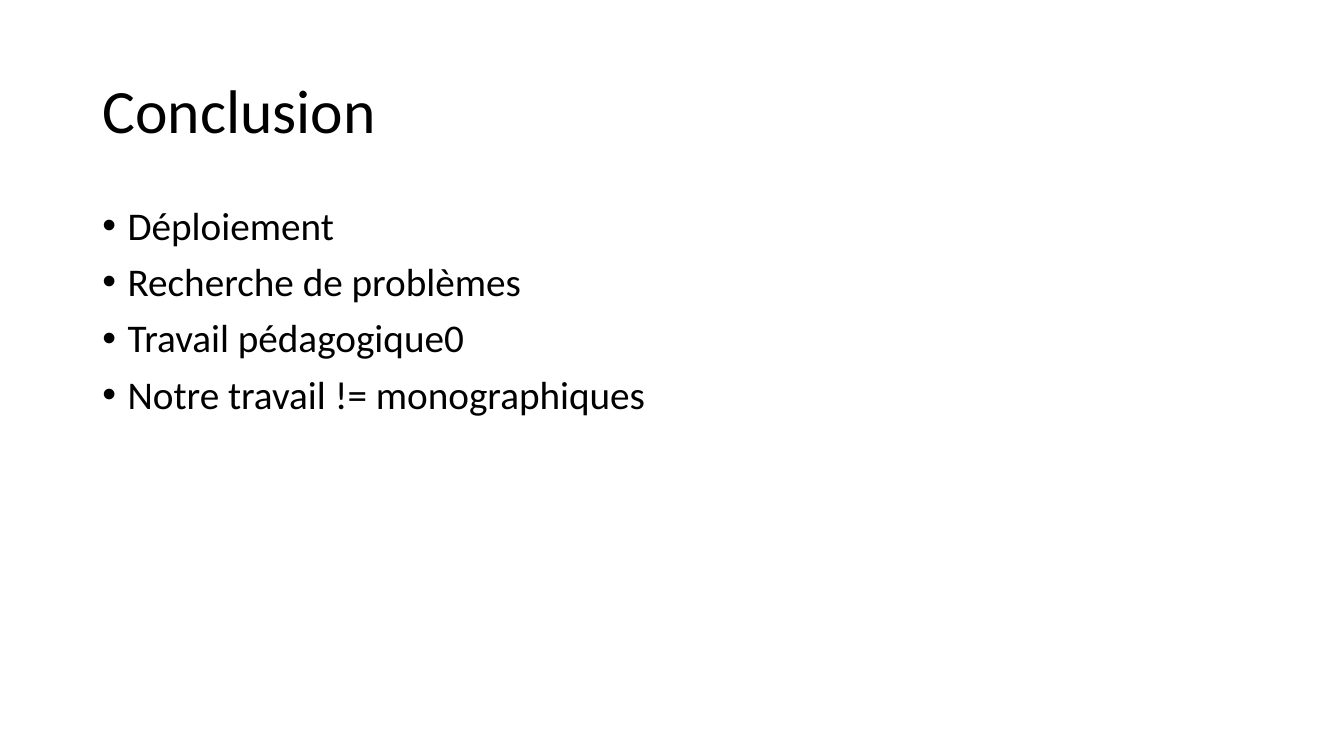
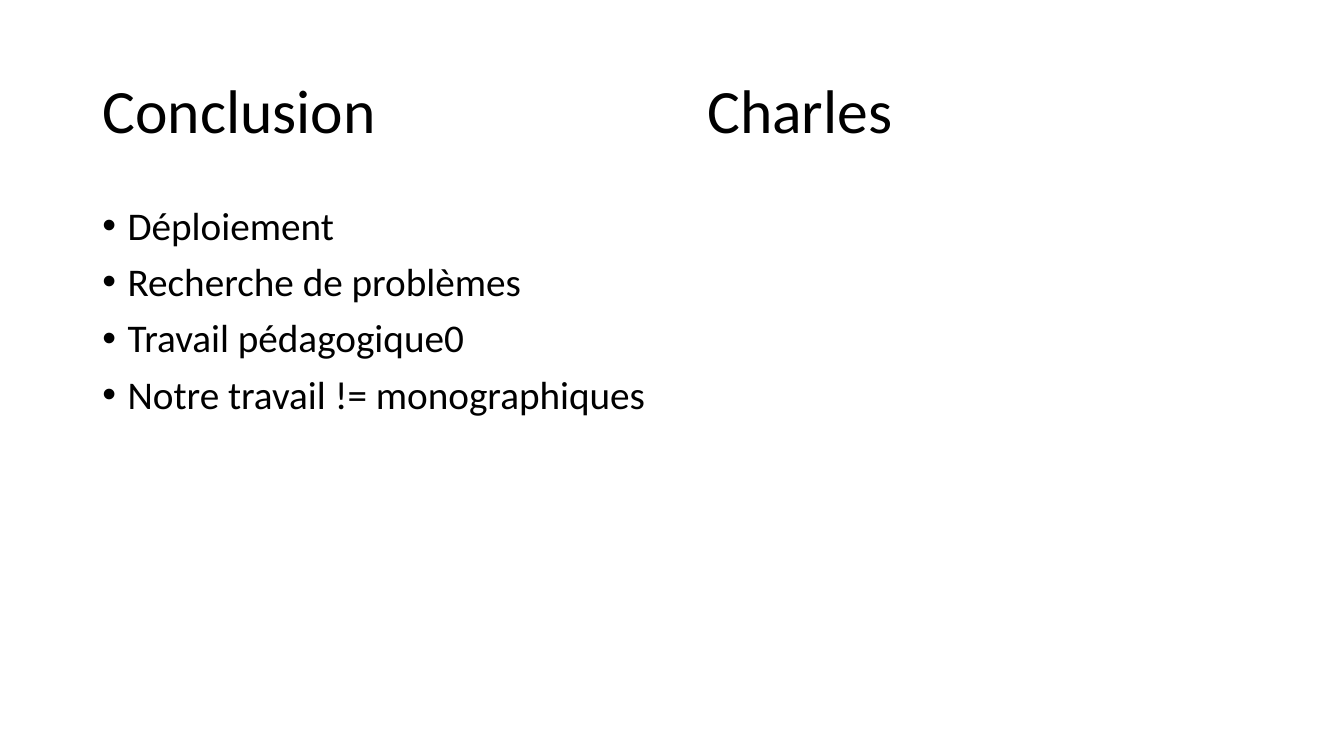
Before and after one commit to GRnice/ConcoursJuin, a slide deck: slide 14 of rapport/presentation.pptx. Drawn at 1344x756 pixels with LibreOffice and Linux fonts; fonts in the diff are those of the drawing. Boxes give left, top, right and bottom in pixels: in the first picture for what was removed or moved away, otherwise in the second. Text is boxed around its words. In the diff, an @@ line names an element or a change of style, - is before the commit and + after.

```diff
--- a/rapport/presentation.pptx
+++ b/rapport/presentation.pptx
@@ title at (x1=102, y1=90, x2=892, y2=134): text changed @@
-Conclusion
+Conclusion Charles
```
Also in this commit, not shown: 12 other slides changed.
